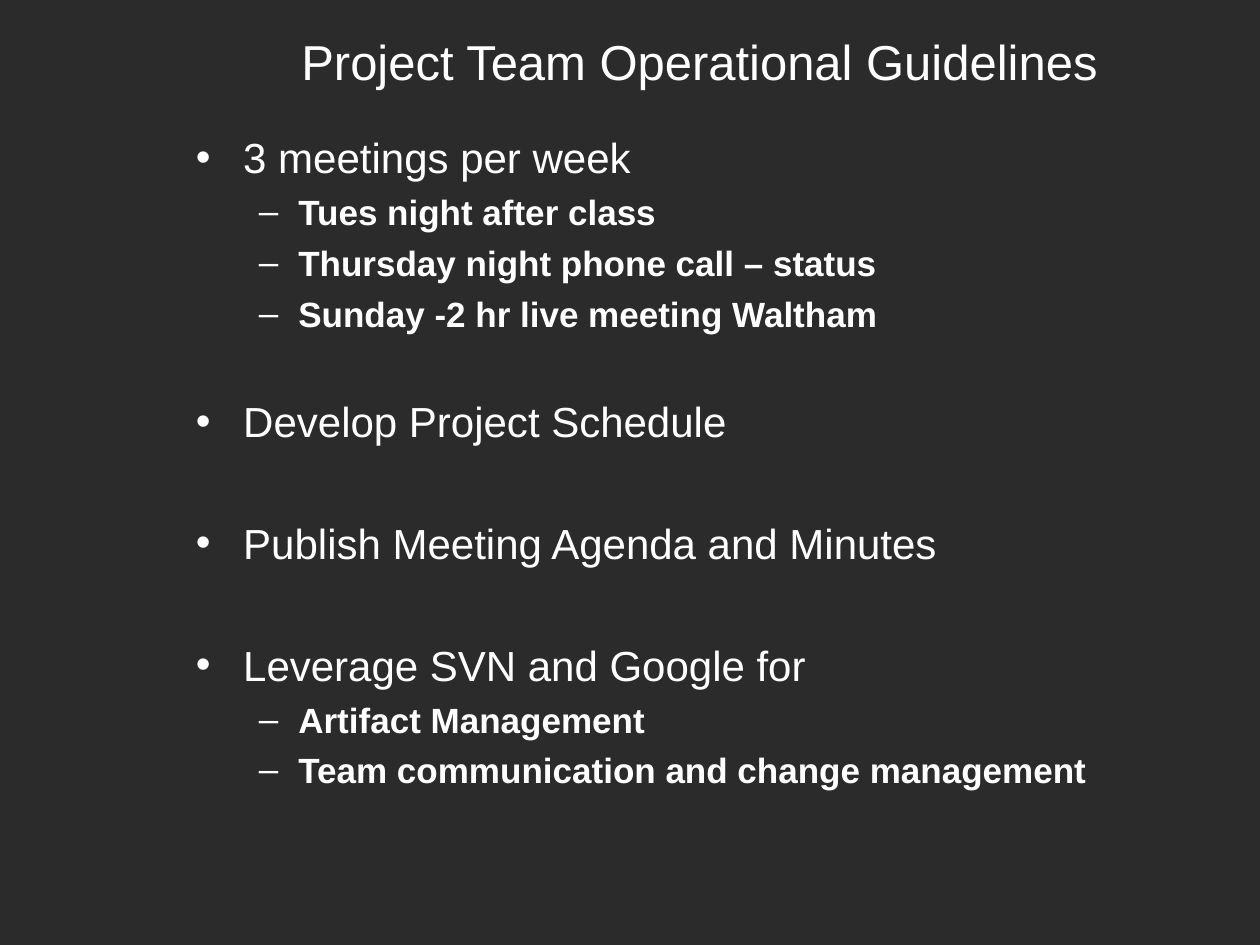
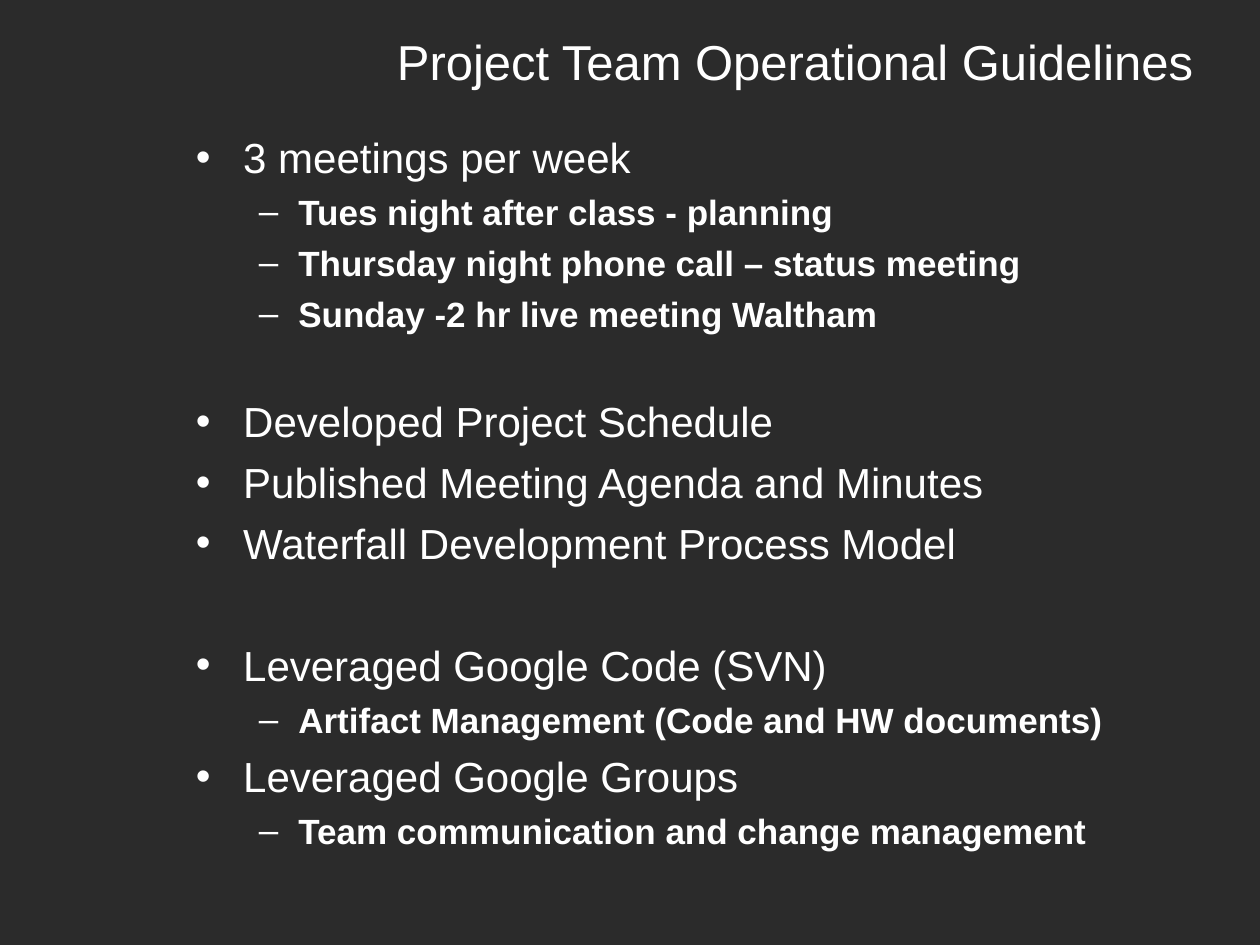
Before and after one commit to cchirag/easyx10, a slide deck: slide 24 of docs/HW/EasyX10 Project - CS673 - Fall 2008 v1.ppt (slide 28 before the commit). Drawn at 1260x945 pixels with LibreOffice and Linux fonts; fonts in the diff are those of the drawing; background and template pictures are left out; a plain dark background stands for a picture behind light text. Boxes give left, top, right and bottom in pixels: in the first picture for what was removed or moved away, otherwise in the second. Text is boxed around its words. In the diff, an @@ line names an element or a change of style, - is before the commit and + after.

Commit message:
Updates after sunday meeting.

```diff
--- a/docs/HW/EasyX10 Project - CS673 - Fall 2008 v1.ppt
+++ b/docs/HW/EasyX10 Project - CS673 - Fall 2008 v1.ppt
@@ title "Project Team Operational Guidelines" at (x1=397, y1=44, x2=1193, y2=90): alignment centre to right @@
@@ text at (x1=298, y1=199, x2=1020, y2=283): text changed @@
-  – Tues night after class
-  – Thursday night phone call – status
+  – Tues night after class - planning
+  – Thursday night phone call – status meeting
@@ text at (x1=243, y1=406, x2=1101, y2=801): text changed @@
-• Develop Project Schedule
-• Publish Meeting Agenda and Minutes
-• Leverage SVN and Google for
-  – Artifact Management
+• Developed Project Schedule
+• Published Meeting Agenda and Minutes
+• Waterfall Development Process Model
+• Leveraged Google Code (SVN)
+  – Artifact Management (Code and HW documents)
+• Leveraged Google Groups
```
Also in this commit, not shown: 12 other slides changed, 4 slides added, 10 slides removed.
